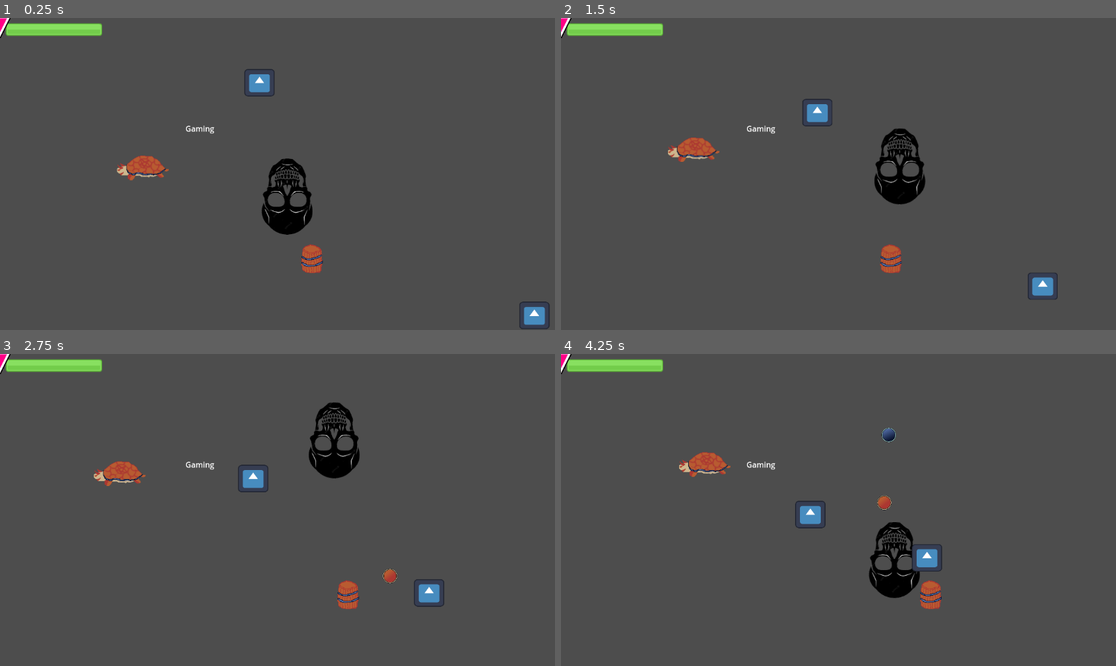
Above: before the commit, frames 1-4 (two rows, left to right).
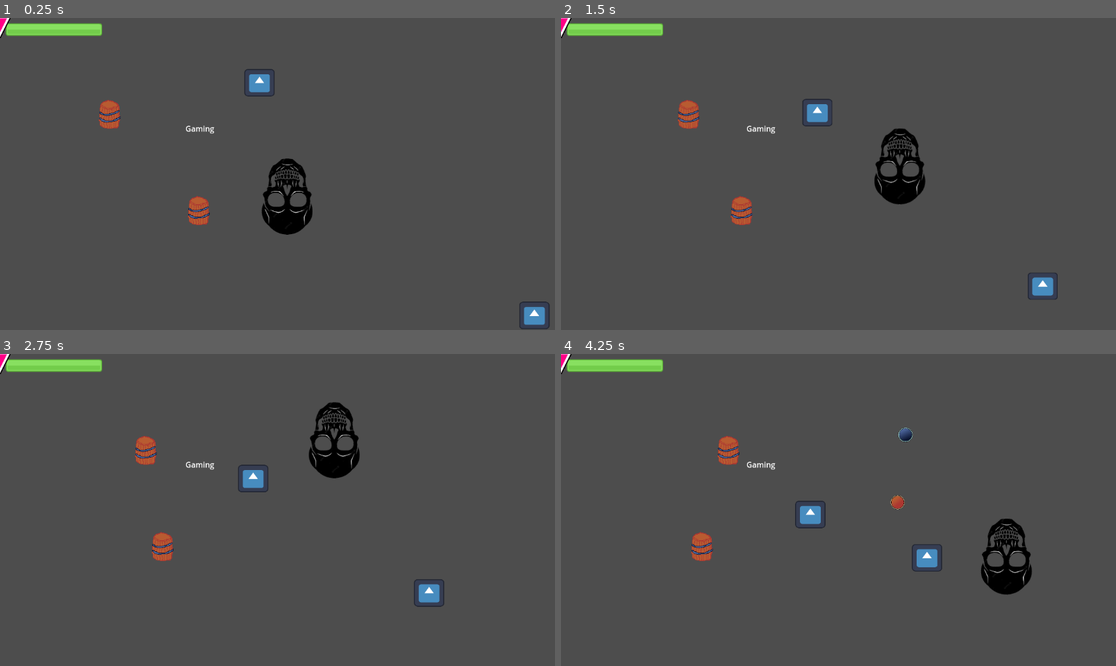
Above: after the commit, the same moments.

Repository: vaarnio/purgatory-gmtk2023
Game: Godot game, scene res://scenes/level1_valtteri.tscn
Same seed, same stepped clock (60 frames per second), same inputs: the game is played once before the commit and once after it. This scene is started directly instead of the project's main scene. The engine's default icon, where the game draws it, is replaced by a stand-in: a white triangle on a blue panel in a dark square.
Inputs (mouse positions are in pixels of both pictures, inside the frame that each line leads up to):
- Up to frame 1 (0.25 s): no input
- Up to frame 2 (1.5 s): tap Enter (ui_accept) at 0.5, 0.77 s; move the mouse to (960, 158) at 0.52 s; move the mouse to (727, 189) at 1.27 s
- Up to frame 3 (2.75 s): tap Enter (ui_accept) at 1.52 s; move the mouse to (333, 441) at 2.02 s
- Up to frame 4 (4.25 s): move the mouse to (810, 572) at 2.77 s; tap Enter (ui_accept) at 3.02, 3.77 s; move the mouse to (1005, 556) at 3.52 s

The runs differ from the first frame. In frame 1, 1.4% of the frame differs, in the area x 17-59%, y 26-82%; in frame 2, 1.4%; in frame 3, 1.5%; in frame 4, 4.2%, in the area x 21-85%, y 23-82%.

Commit message:
Barrel now reacts to shooting

Diff:
--- a/prefabs/barrel.tscn
+++ b/prefabs/barrel.tscn
@@ -7,11 +7,11 @@
 radius = 21.0
 height = 60.0
 
-[node name="barrel" type="CharacterBody2D"]
+[node name="barrel" type="CharacterBody2D" groups=["barrel"]]
 script = ExtResource("1_atqb2")
 
-[node name="Sprite2D" type="Sprite2D" parent="."]
+[node name="barrelTexture" type="Sprite2D" parent="."]
 texture = ExtResource("2_ufiho")
 
-[node name="CollisionShape2D" type="CollisionShape2D" parent="."]
+[node name="barrelCollisionShape" type="CollisionShape2D" parent="."]
 shape = SubResource("CapsuleShape2D_ce503")
--- a/scripts/Bullet.gd
+++ b/scripts/Bullet.gd
@@ -8,6 +8,11 @@
 
 @export var type = "NormalBullet"
 var texture2 = preload("res://assets/bulletdamage.png")
+
+var barrelArr = []
+var barrelsLocated = 0
+var min_distance = 10000
+
 # Called when the node enters the scene tree for the first time.
 func setup(a, b, c):
 	move_speed = a
@@ -33,3 +38,20 @@
 	if body.is_in_group("Player")and type == "NormalBullet":
 		get_parent().get_node(self.get_path()).queue_free()
 		print("Test")
+	if body.is_in_group("barrel"):
+		barrelArr = []
+		barrelsLocated = 0
+		min_distance = 10000
+		var currentBestBarrel : CharacterBody2D
+		for _i in get_parent().get_children():
+			if ((_i.get_class() == "CharacterBody2D") and (snapped(_i.floor_max_angle,0.000001) == 0.785399)):
+				barrelArr.append(_i)
+				barrelsLocated += 1
+		for _i in barrelArr:
+			if(global_position.distance_to(_i.global_position) < min_distance):
+				min_distance = global_position.distance_to(_i.global_position)
+				currentBestBarrel = _i
+			#print(global_position)
+			#print(_i.global_position)
+
+		currentBestBarrel._despawn()
--- a/scripts/barrel.gd
+++ b/scripts/barrel.gd
@@ -6,7 +6,13 @@
 var rng = RandomNumberGenerator.new()
 var targetrandomizer = rng.randi_range(0,1)
 
+const obj_bullet = preload("res://scenes/bullet.tscn")
+var new_bullet = obj_bullet.instantiate()
+
 func _ready():
+	#print(snapped(floor_max_angle,0.000001))
+	floor_max_angle += 0.000001 # By changing a very speciefic default value a very small amount we can pinpoint barrel type CharacterBody2D objects in tree
+	#print(snapped(floor_max_angle,0.000001))
 	if (targetrandomizer == 0):
 		target = Vector2(-100,global_position.y)
 	else:
@@ -20,9 +26,24 @@
 	get_parent().remove_child(self)
 	#TODO: exploding despawn
 
+#func _explode():
+#	for n in range(8):
+#		new_bullet = obj_bullet.instantiate()
+#		new_bullet.setup(300, v1, v2, "AttackBullet")
+
+
+#func _monitor_collision():
+	#get_node("bulletDetector")
+
 func _physics_process(delta):
 	velocity = position.direction_to(target) * speed
 	if position.distance_to(target) > 5:
 		move_and_slide()
 	else:
 		_despawn()
+
+
+	# possible to also detect player collisions here
+	# help at: https://youtu.be/GR4UWiY9hmo
+	#if body.is_in_group("bullet"):
+	#	print("osuma")
--- a/scripts/level1logic.gd
+++ b/scripts/level1logic.gd
@@ -6,8 +6,9 @@
 # Called when the node enters the scene tree for the first time.
 func _ready():
 	#const exampleLocation = Vector2(320,320)
-	_spawn_blEnemy(Vector2(320,320))
-	_spawn_barrel(Vector2(640,500))
+	#_spawn_blEnemy(Vector2(320,320))
+	_spawn_barrel(Vector2(220,200))
+	_spawn_barrel(Vector2(420,400))
 	pass # Replace with function body.
 
 
